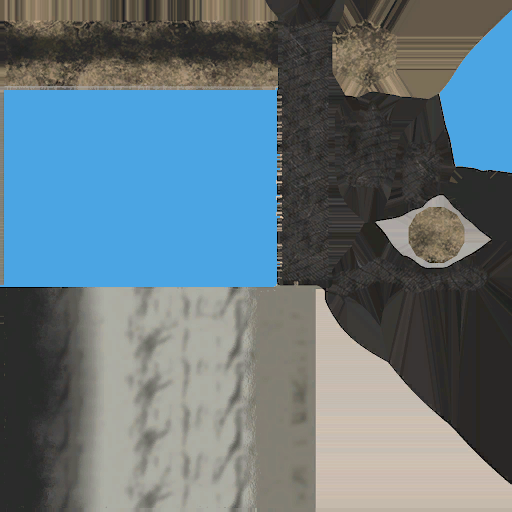
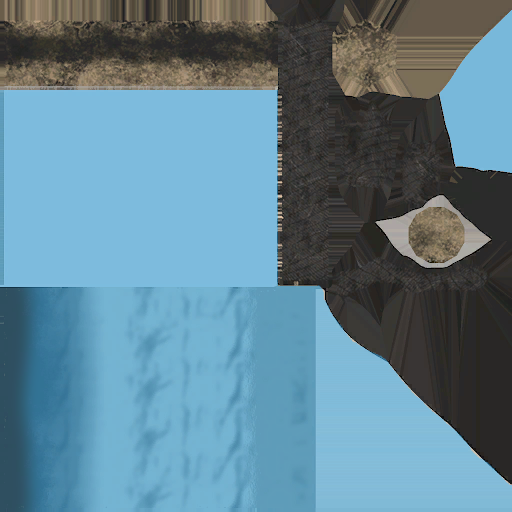
Layers edited between the first and the second 512×512 image:
removed layer "misc_stamina_potion_albout.png" over (x1=0, y1=10, x2=512, y2=512)
added layer "Layer" (50%) above "misc_stamina_potion_alb.png" over (x1=0, y1=10, x2=512, y2=512)
added layer "misc_stamina_potion_alb.png" over (x1=0, y1=10, x2=512, y2=512)